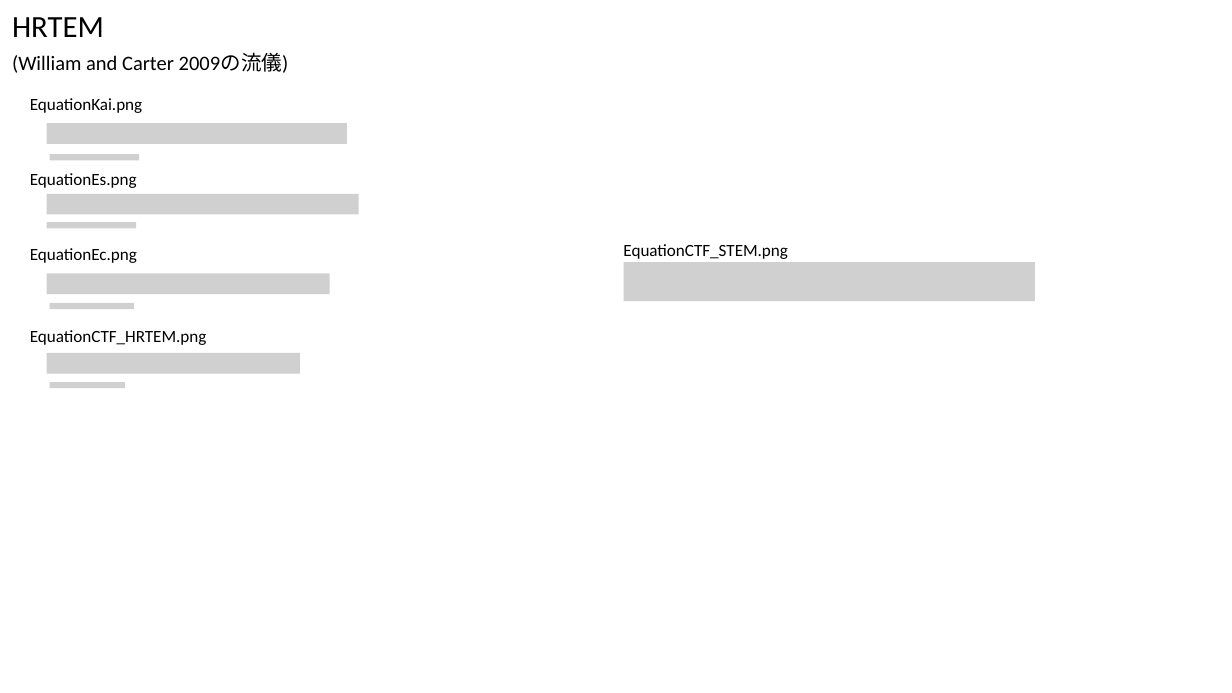
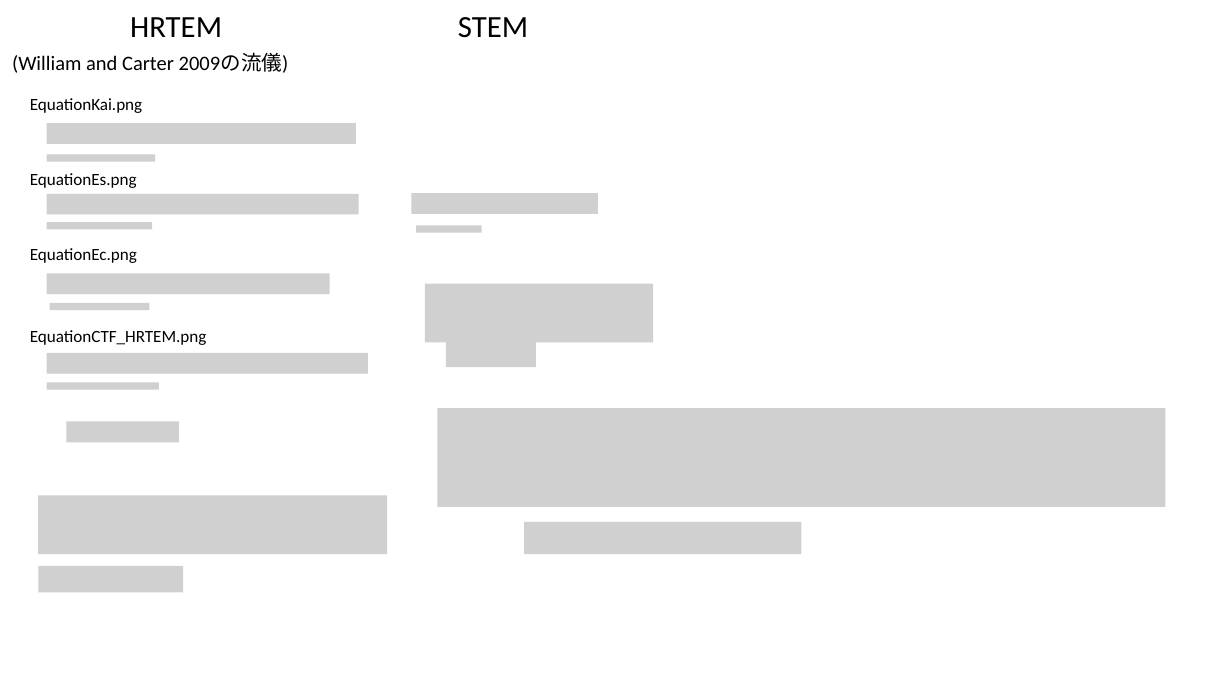
Before and after one commit to seto77/ReciPro, a slide deck: slide 2 of ReciPro/image/Equations.pptx. Drawn at 1232x693 pixels with LibreOffice and Linux fonts; fonts in the diff are those of the drawing; grey boxes stand for pictures. Boxes give left, top, right and bottom in pixels: in the first picture for what was removed or moved away, otherwise in the second. Text is boxed around its words. In the diff, an @@ line names an element or a change of style, - is before the commit and + after.

```diff
--- a/ReciPro/image/Equations.pptx
+++ b/ReciPro/image/Equations.pptx
@@ text "HRTEM": place and size @@
-text "HRTEM" at (12,17,104,37)
+text "HRTEM" at (130,17,222,37)
@@ text added at (458,17,528,38), 18 pt, text #000000 @@
+STEM
@@ picture: place and size @@
-picture at (47,123,347,144)
+picture at (47,123,356,144)
@@ picture: place and size @@
-picture at (49,154,139,160)
+picture at (47,154,155,161)
@@ picture added at (411,193,598,214) @@
@@ picture: place and size @@
-picture at (47,222,137,228)
+picture at (47,222,153,229)
@@ picture added at (416,225,482,233) @@
@@ picture removed at (623,262,1035,302) @@
@@ text removed at (623,244,787,259) @@
-EquationCTF_STEM.png
@@ picture added at (425,283,653,342) @@
@@ picture: place and size @@
-picture at (49,303,133,309)
+picture at (49,303,149,310)
@@ picture: place and size @@
-picture at (47,352,301,373)
+picture at (47,352,368,373)
@@ picture added at (446,341,536,367) @@
@@ picture: place and size @@
-picture at (49,382,124,388)
+picture at (47,382,159,389)
@@ picture added at (437,408,1165,506) @@
@@ picture added at (67,421,179,442) @@
@@ picture added at (38,495,387,554) @@
@@ picture added at (525,522,802,554) @@
@@ picture added at (38,565,184,591) @@
```
Also in this commit, not shown: 4 other files.
